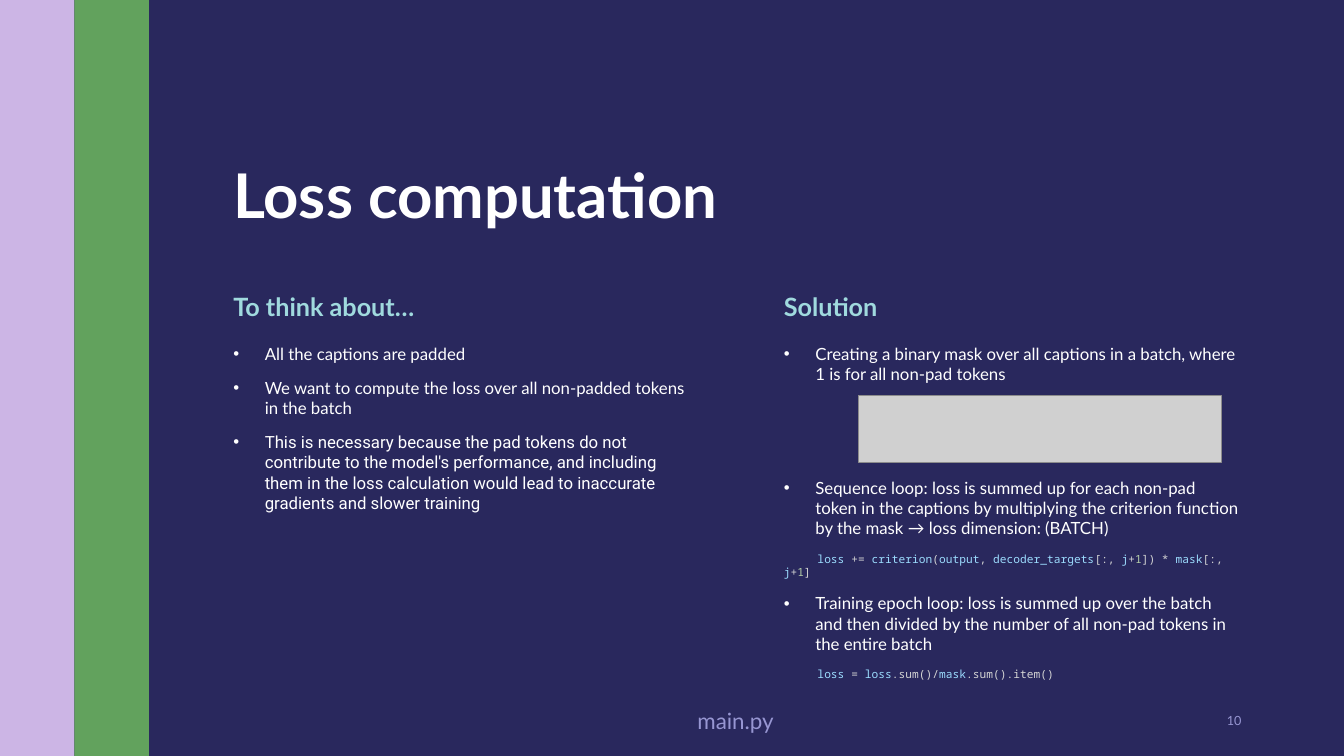
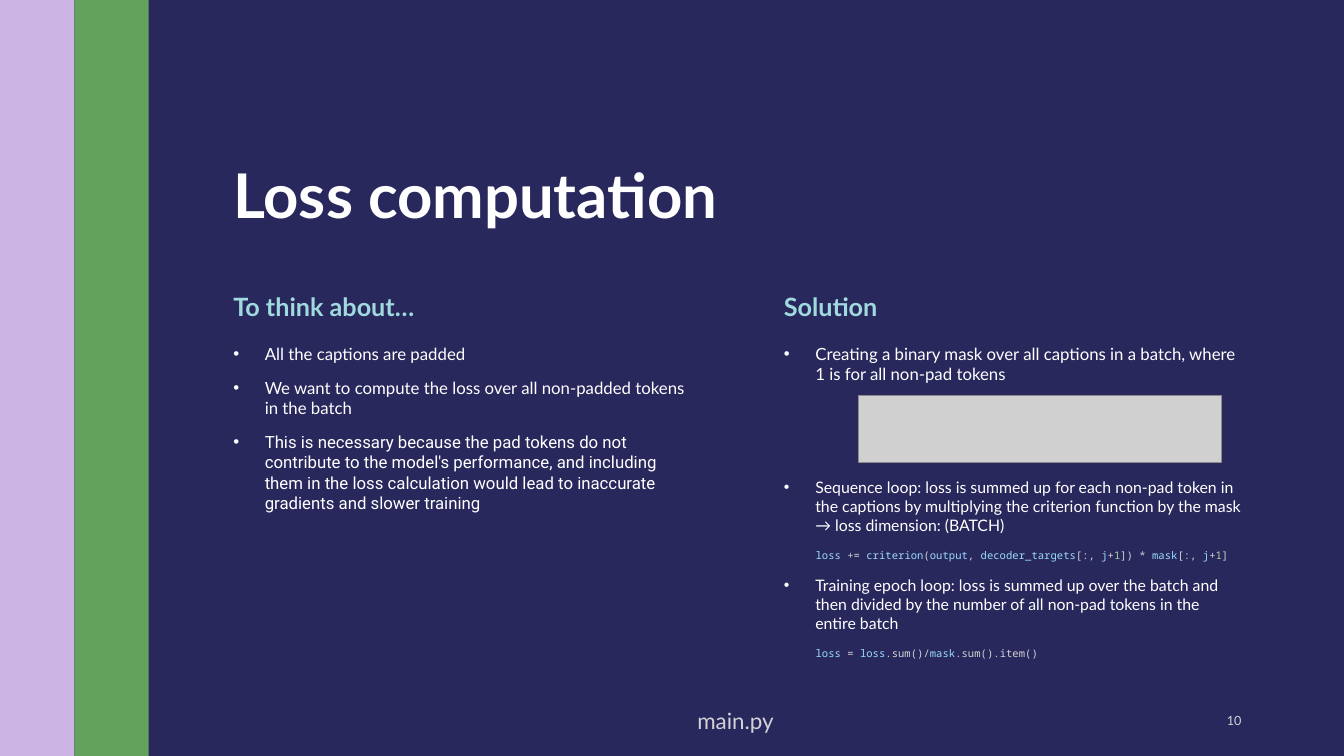
Before and after one commit to sasivatsal7122/DL-Image-Caption-Generator, a slide deck: slide 10 of ImageCaption.pptx. Drawn at 1344x756 pixels with LibreOffice and Linux fonts; fonts in the diff are those of the drawing; grey boxes stand for pictures. Boxes give left, top, right and bottom in pixels: in the first picture for what was removed or moved away, otherwise in the second. Text is boxed around its words. In the diff, an @@ line names an element or a change of style, - is before the commit and + after.

```diff
--- a/ImageCaption.pptx
+++ b/ImageCaption.pptx
@@ text "Sequence loop: loss is summed ..." at (x1=815, y1=481, x2=1241, y2=659): size 12 to 11.3 pt in "Sequence loop: loss is summed up for ...", "Training epoch loop: loss is summed up ..."; size 8 to 7.6 pt in "loss += criterion(output, decoder_targets[:, j+1]) * mask[:, ...", "loss = loss.sum()/mask.sum().item()" @@
@@ text "main.py" at (x1=697, y1=712, x2=773, y2=733): text colour #9796D2 to #D2D2D7 @@
@@ page number at (x1=1227, y1=716, x2=1242, y2=725): text colour #9796D2 to #D2D2D7 @@
```
Also in this commit, not shown: 10 other slides changed.
